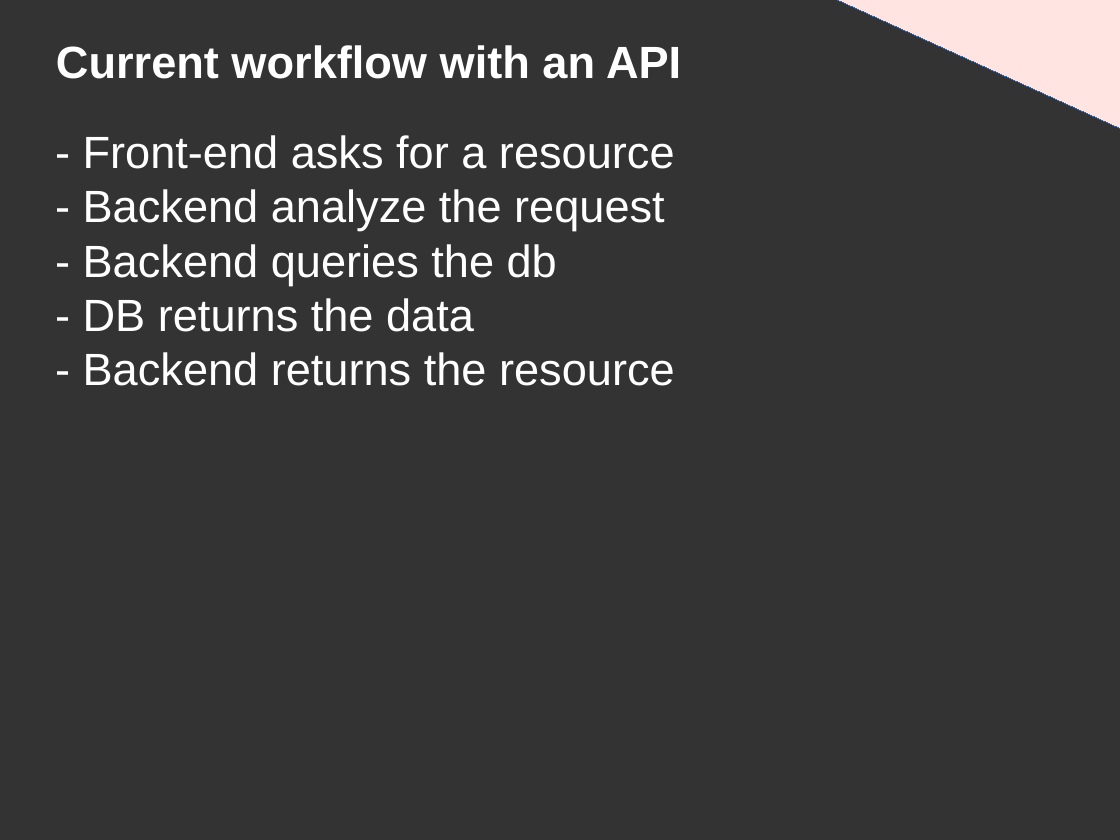
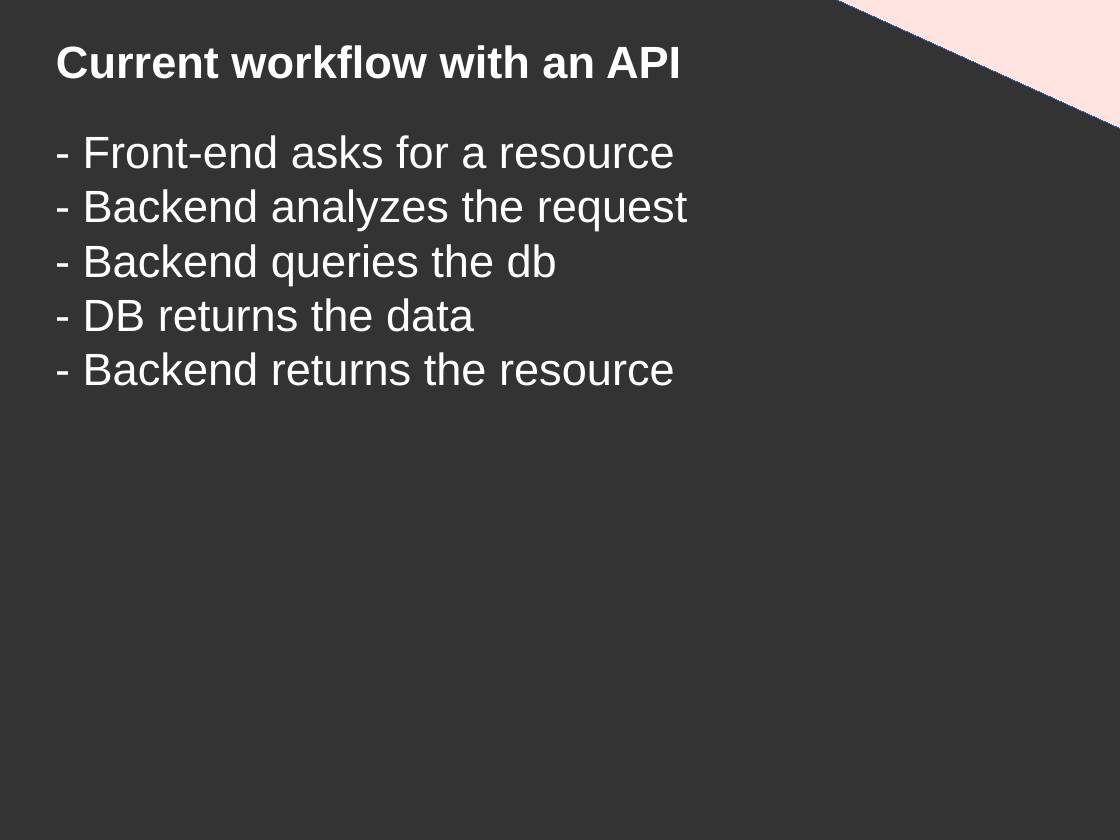
Before and after one commit to DanYellow/presentations, a slide deck: slide 6 of graphql/presentation.odp. Drawn at 1120x840 pixels with LibreOffice and Linux fonts; fonts in the diff are those of the drawing. Boxes give left, top, right and bottom in pixels: in the first picture for what was removed or moved away, otherwise in the second. Text is boxed around its words. In the diff, an @@ line names an element or a change of style, - is before the commit and + after.

```diff
--- a/graphql/presentation.odp
+++ b/graphql/presentation.odp
@@ title at <box>83,135,688,386</box>: text changed @@
-- Front-end asks for a resource
-- Backend analyze the request
-- Backend queries the db
-- DB returns the data
-- Backend returns the resource
+- Front-end asks for a resource
+- Backend analyzes the request
+- Backend queries the db
+- DB returns the data
+- Backend returns the resource
```
Also in this commit, not shown: 4 other slides changed, 1 slide added, 4 other files.
